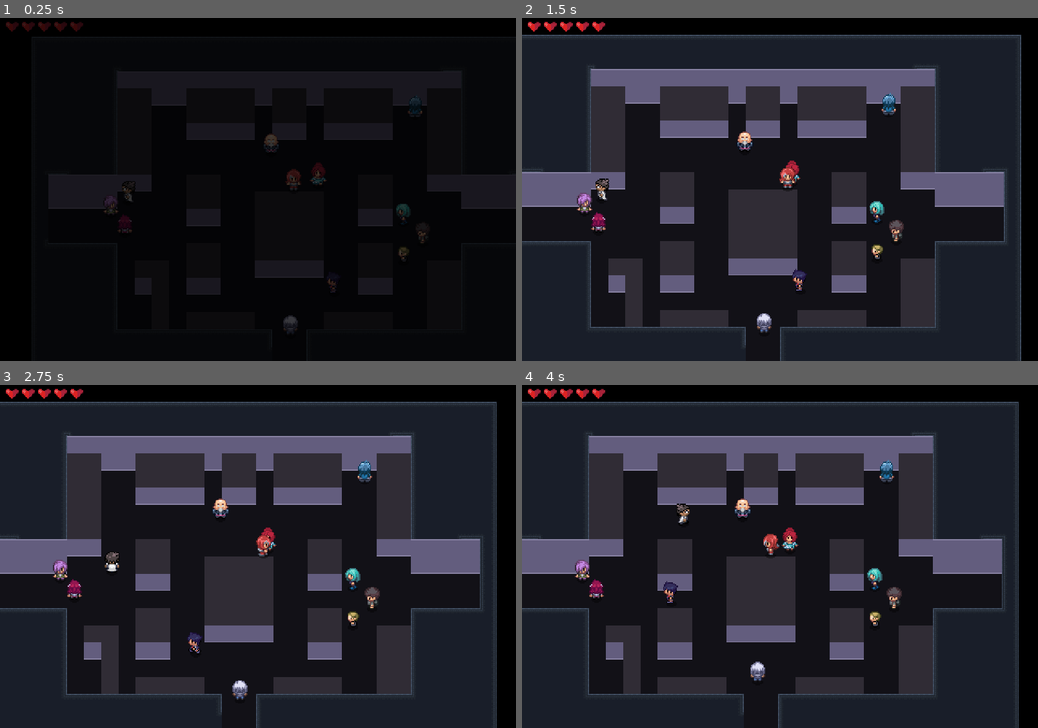
Above: before the commit, frames 1-4 (two rows, left to right).
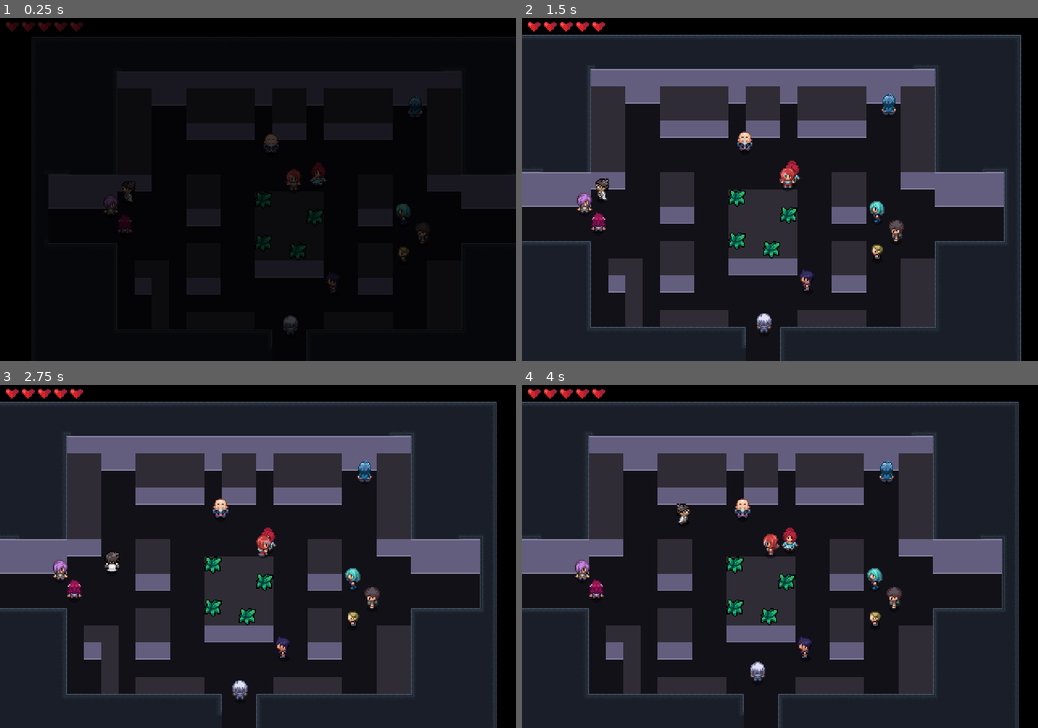
Above: after the commit, the same moments.

Repository: AmethystBlack/personal
Game: Godot game, scene res://world.tscn
The game is run twice, just before and just after one commit, with the same random seed, the same clock (stepped at 60 frames per second) and the same inputs.
Inputs (mouse positions are in pixels of both pictures, inside the frame that each line leads up to):
- Up to frame 1 (0.25 s): no input
- Up to frame 2 (1.5 s): move the mouse to (909, 213) at 0.52 s; hold Right (ui_right) 0.53-1.28 s; tap Space (attack) at 0.6 s; click (909, 213) at 0.67 s; move the mouse to (614, 189) at 1.27 s; hold Down (ui_down) from 1.28 s (still down); tap Q (misc) at 1.35 s; click (614, 189) at 1.42 s
- Up to frame 3 (2.75 s): move the mouse to (366, 470) at 2.02 s; release Down (ui_down) at 2.03 s; hold Right (ui_right) from 2.03 s (still down); tap X (roll) at 2.1 s; click (366, 470) at 2.17 s
- Up to frame 4 (4 s): move the mouse to (759, 690) at 2.77 s; release Right (ui_right) at 2.78 s; hold Up (ui_up) 2.78-3.53 s; tap Space (attack) at 2.85 s; click (759, 690) at 2.92 s; move the mouse to (702, 597) at 3.52 s; hold Left (ui_left) from 3.53 s (still down); tap Q (misc) at 3.6 s; click (702, 597) at 3.67 s

The runs differ from the first frame. In frame 1, 0.1% of the frame differs, in the area x 49-63%, y 50-70%; in frame 2, 0.7%; in frame 3, 0.7%, in the area x 36-57%, y 50-80%; in frame 4, 0.7%.
Error after the commit: Invalid access to property or key 'flaw' on a base object of type 'Dictionary'. (res://character/player/player.gd:84)

Commit message:
resource gathering

Diff:
--- a/Polar/World/table/tileset_table.tres
+++ b/Polar/World/table/tileset_table.tres
@@ -1,7 +1,8 @@
-[gd_resource type="TileSet" load_steps=5 format=3 uid="uid://c20f0oad07t58"]
+[gd_resource type="TileSet" load_steps=7 format=3 uid="uid://c20f0oad07t58"]
 
 [ext_resource type="Texture2D" uid="uid://cgr7y5o35rqe5" path="res://World/table/tileset_table.png" id="1"]
 [ext_resource type="Texture2D" uid="uid://dv0bco1nb3ymp" path="res://World/MuseumAtlas.png" id="2_vqcsq"]
+[ext_resource type="PackedScene" uid="uid://ctm4kg1bjttxr" path="res://maps/supply.tscn" id="3_vlxs2"]
 
 [sub_resource type="TileSetAtlasSource" id="TileSetAtlasSource_baaqb"]
 texture = ExtResource("1")
@@ -392,6 +393,9 @@
 2:1/0 = 0
 2:1/0/physics_layer_0/polygon_0/points = PackedVector2Array(-8, -8, 8, -8, 8, 8, -8, 8)
 
+[sub_resource type="TileSetScenesCollectionSource" id="TileSetScenesCollectionSource_0qh1d"]
+scenes/1/scene = ExtResource("3_vlxs2")
+
 [resource]
 physics_layer_0/collision_layer = 1
 terrain_set_0/mode = 0
@@ -399,3 +403,4 @@
 terrain_set_0/terrain_0/color = Color(0.5, 0.34375, 0.25, 1)
 sources/0 = SubResource("TileSetAtlasSource_baaqb")
 sources/1 = SubResource("TileSetAtlasSource_qru5k")
+sources/2 = SubResource("TileSetScenesCollectionSource_0qh1d")
--- a/Polar/character/PolarNPC/Allia/allia.tscn
+++ b/Polar/character/PolarNPC/Allia/allia.tscn
@@ -13,7 +13,6 @@
 path_postprocessing = 0
 simplify_path = false
 radius = 10.0
-debug_enabled = false
 
 [editable path="HitboxPivot/SwordHitbox"]
 [editable path="HitboxPivot/InteractRange"]
--- a/Polar/character/enemy.tscn
+++ b/Polar/character/enemy.tscn
@@ -48,6 +48,9 @@
 position = Vector2(0, -6)
 shape = SubResource("CapsuleShape2D_mubvd")
 
+[node name="NavigationAgent2D" parent="." index="14"]
+debug_enabled = true
+
 [node name="Interaction" parent="." index="15"]
 collision_layer = 0
 
--- a/Polar/maps/gift_shop.tscn
+++ b/Polar/maps/gift_shop.tscn
@@ -13,6 +13,7 @@
 [ext_resource type="PackedScene" uid="uid://bpsu26l2hhpej" path="res://character/PolarNPC/Maerunn/maerunn.tscn" id="10_bs5iq"]
 [ext_resource type="PackedScene" uid="uid://cw8svlreobops" path="res://character/PolarNPC/Maudritt/maudritt.tscn" id="11_4ibsm"]
 [ext_resource type="PackedScene" uid="uid://cl43gw1adhgb3" path="res://character/PolarNPC/North/north.tscn" id="12_v8oo1"]
+[ext_resource type="PackedScene" uid="uid://ctm4kg1bjttxr" path="res://maps/supply.tscn" id="14_qbfm8"]
 
 [sub_resource type="NavigationPolygon" id="NavigationPolygon_egqlm"]
 vertices = PackedVector2Array(340, 252, 268, 252, 180, 244, 300, 244, 460, 164, 460, 188, 396, 188, 340, 180, 396, 164, …(574 unchanged characters)…
@@ -23,52 +24,71 @@
 [node name="Map" instance=ExtResource("1_5fy6g")]
 script = ExtResource("2_3s7q7")
 
+[node name="Background" parent="." index="0"]
+position = Vector2(-280, -160)
+
 [node name="NavigationRegion2D" parent="." index="1"]
 navigation_polygon = SubResource("NavigationPolygon_egqlm")
 
 [node name="Layer0" parent="NavigationRegion2D" index="0"]
 tile_map_data = PackedByteArray("AAAAAAAAAAAAAAAAAAAAAAEAAAAAAAEAAAAAAAIAAAAAAAEAAAAAAAMAAAAAAAEAAAAAAAQAAAAAAAEAAAAAAA …(9520 unchanged characters)…
 
-[node name="Allia" parent="ObjectPlane" index="0" instance=ExtResource("2_b6qbh")]
+[node name="Allia" parent="ObjectPlane/Actors" index="0" instance=ExtResource("2_b6qbh")]
 position = Vector2(346, 175)
 defaultFacing = 1
 
-[node name="Aurisch" parent="ObjectPlane" index="1" instance=ExtResource("3_k5hpl")]
+[node name="Aurisch" parent="ObjectPlane/Actors" index="1" instance=ExtResource("3_k5hpl")]
 position = Vector2(90, 155)
 defaultFacing = 1
 
-[node name="Brite" parent="ObjectPlane" index="2" instance=ExtResource("4_vvdiq")]
+[node name="Brite" parent="ObjectPlane/Actors" index="2" instance=ExtResource("4_vvdiq")]
 position = Vector2(357, 75)
 defaultFacing = 3
 
-[node name="Evristt" parent="ObjectPlane" index="3" instance=ExtResource("5_k307a")]
+[node name="Evristt" parent="ObjectPlane/Actors" index="3" instance=ExtResource("5_k307a")]
 position = Vector2(241, 279)
 defaultFacing = 3
 
-[node name="Flaw" parent="ObjectPlane" index="4" instance=ExtResource("6_d30u8")]
+[node name="Flaw" parent="ObjectPlane/Actors" index="4" instance=ExtResource("6_d30u8")]
 position = Vector2(282, 240)
 defaultFacing = 1
 
-[node name="Jadd" parent="ObjectPlane" index="5" instance=ExtResource("7_igjdv")]
+[node name="Jadd" parent="ObjectPlane/Actors" index="5" instance=ExtResource("7_igjdv")]
 position = Vector2(364, 194)
 defaultFacing = 1
 
-[node name="Kie" parent="ObjectPlane" index="6" instance=ExtResource("8_s2usi")]
+[node name="Kie" parent="ObjectPlane/Actors" index="6" instance=ExtResource("8_s2usi")]
 position = Vector2(346, 211)
 defaultFacing = 1
 
-[node name="Lee" parent="ObjectPlane" index="7" instance=ExtResource("9_ybnlt")]
+[node name="Lee" parent="ObjectPlane/Actors" index="7" instance=ExtResource("9_ybnlt")]
 position = Vector2(74, 167)
 
-[node name="Maerunn" parent="ObjectPlane" index="8" instance=ExtResource("10_bs5iq")]
+[node name="Maerunn" parent="ObjectPlane/Actors" index="8" instance=ExtResource("10_bs5iq")]
 position = Vector2(87, 185)
 defaultFacing = 3
 
-[node name="Maudritt" parent="ObjectPlane" index="9" instance=ExtResource("11_4ibsm")]
+[node name="Maudritt" parent="ObjectPlane/Actors" index="9" instance=ExtResource("11_4ibsm")]
 position = Vector2(223, 110)
 
-[node name="North" parent="ObjectPlane" index="10" instance=ExtResource("12_v8oo1")]
+[node name="North" parent="ObjectPlane/Actors" index="10" instance=ExtResource("12_v8oo1")]
 position = Vector2(267, 140)
+
+[node name="Resource" parent="ObjectPlane/Interactables" index="0" instance=ExtResource("14_qbfm8")]
+position = Vector2(216, 152)
+duration = 5
+
+[node name="Resource2" parent="ObjectPlane/Interactables" index="1" instance=ExtResource("14_qbfm8")]
+position = Vector2(264, 168)
+
+[node name="Resource3" parent="ObjectPlane/Interactables" index="2" instance=ExtResource("14_qbfm8")]
+position = Vector2(216, 192)
+resourceType = 2
+
+[node name="Resource4" parent="ObjectPlane/Interactables" index="3" instance=ExtResource("14_qbfm8")]
+position = Vector2(248, 200)
+duration = 20
+resourceType = 1
 
 [node name="TopLeft" parent="Limits" index="0"]
 position = Vector2(-29, -18)
--- a/Polar/maps/mapBase.tscn
+++ b/Polar/maps/mapBase.tscn
@@ -31,6 +31,12 @@
 [node name="ObjectPlane" type="Node2D" parent="."]
 y_sort_enabled = true
 
+[node name="Actors" type="Node2D" parent="ObjectPlane"]
+y_sort_enabled = true
+
+[node name="Interactables" type="Node2D" parent="ObjectPlane"]
+y_sort_enabled = true
+
 [node name="PlayerStart" type="Marker2D" parent="."]
 position = Vector2(243, 149)
 
--- /dev/null
+++ b/Polar/maps/supply.gd
@@ -0,0 +1,59 @@
+extends Sprite2D
+
+@onready var progress = $ProgressBar
+
+@export var duration = 10
+enum RESOURCE { FOOD , PARTS , MEDS}
+@export var resourceType: RESOURCE
+
+var harvesting = false
+var timeElapsed = 0
+
+func _ready():
+	progress.visible = false
+
+func _process(delta):
+	if harvesting == true:
+		processHarvest(delta)
+
+func _on_area_2d_area_entered(area: Area2D) -> void:
+	var gatherer = (area.get_parent().name)
+	var matches = isCorrectGatherer(gatherer)
+	if matches == true:
+		startHarvest()
+
+func _on_area_2d_area_exited(area: Area2D) -> void:
+	stopHarvest()
+
+func startHarvest():
+	progress.visible = true
+	harvesting = true
+
+func stopHarvest():
+	harvesting = false
+
+func processHarvest(delta):
+	timeElapsed += delta
+	var percent = timeElapsed / duration
+	progress.value = (percent * 100)
+	if progress.value == 100:
+		completeHarvest()
+
+func completeHarvest():
+	harvesting = false
+	h.wait(1)
+	queue_free()
+
+func isCorrectGatherer(gatherer):
+	print(gatherer)
+	match resourceType:
+		RESOURCE.FOOD:
+			if gatherer == "North":
+				return true
+		RESOURCE.PARTS:
+			if gatherer == "Maerunn":
+				return true
+		RESOURCE.MEDS:
+			if gatherer == "Aurisch":
+				return true
+	return false
--- /dev/null
+++ b/Polar/maps/supply.tscn
@@ -0,0 +1,71 @@
+[gd_scene load_steps=7 format=3 uid="uid://ctm4kg1bjttxr"]
+
+[ext_resource type="Texture2D" uid="uid://cv56oj3klody" path="res://World/Grass.png" id="1_jkprx"]
+[ext_resource type="Script" path="res://maps/supply.gd" id="2_ikbk5"]
+
+[sub_resource type="CircleShape2D" id="CircleShape2D_ia6rh"]
+radius = 15.0333
+
+[sub_resource type="StyleBoxFlat" id="StyleBoxFlat_2kh2c"]
+bg_color = Color(0.1554, 0.20909, 0.21, 1)
+border_width_left = 1
+border_width_top = 1
+border_width_right = 1
+border_width_bottom = 1
+border_color = Color(0.264, 0.48, 0.3648, 1)
+corner_radius_top_left = 2
+corner_radius_top_right = 2
+corner_radius_bottom_right = 2
+corner_radius_bottom_left = 2
+corner_detail = 6
+anti_aliasing = false
+
+[sub_resource type="StyleBoxFlat" id="StyleBoxFlat_sg6xc"]
+content_margin_left = 4.0
+bg_color = Color(0.0726, 0.66, 0.42504, 1)
+border_width_left = 1
+border_width_top = 1
+border_width_right = 1
+border_width_bottom = 1
+border_color = Color(0.7, 1, 0.86, 1)
+corner_radius_top_left = 2
+corner_radius_top_right = 2
+corner_radius_bottom_right = 2
+corner_radius_bottom_left = 2
+anti_aliasing = false
+
+[sub_resource type="Theme" id="Theme_tkb8k"]
+ProgressBar/styles/background = SubResource("StyleBoxFlat_2kh2c")
+ProgressBar/styles/fill = SubResource("StyleBoxFlat_sg6xc")
+
+[node name="Resource" type="Sprite2D"]
+texture = ExtResource("1_jkprx")
+script = ExtResource("2_ikbk5")
+
+[node name="Area2D" type="Area2D" parent="."]
+collision_layer = 0
+collision_mask = 2
+
+[node name="CollisionShape2D" type="CollisionShape2D" parent="Area2D"]
+visible = false
+shape = SubResource("CircleShape2D_ia6rh")
+
+[node name="ProgressBar" type="ProgressBar" parent="."]
+visible = false
+z_index = 1
+anchors_preset = 8
+anchor_left = 0.5
+anchor_top = 0.5
+anchor_right = 0.5
+anchor_bottom = 0.5
+offset_left = -31.0
+offset_top = -30.0
+offset_right = -1.0
+offset_bottom = -24.0
+grow_horizontal = 2
+grow_vertical = 2
+theme = SubResource("Theme_tkb8k")
+show_percentage = false
+
+[connection signal="area_entered" from="Area2D" to="." method="_on_area_2d_area_entered"]
+[connection signal="area_exited" from="Area2D" to="." method="_on_area_2d_area_exited"]
Not shown: 1 places in Polar/maps/gift_shop.tscn that only renumber resources
